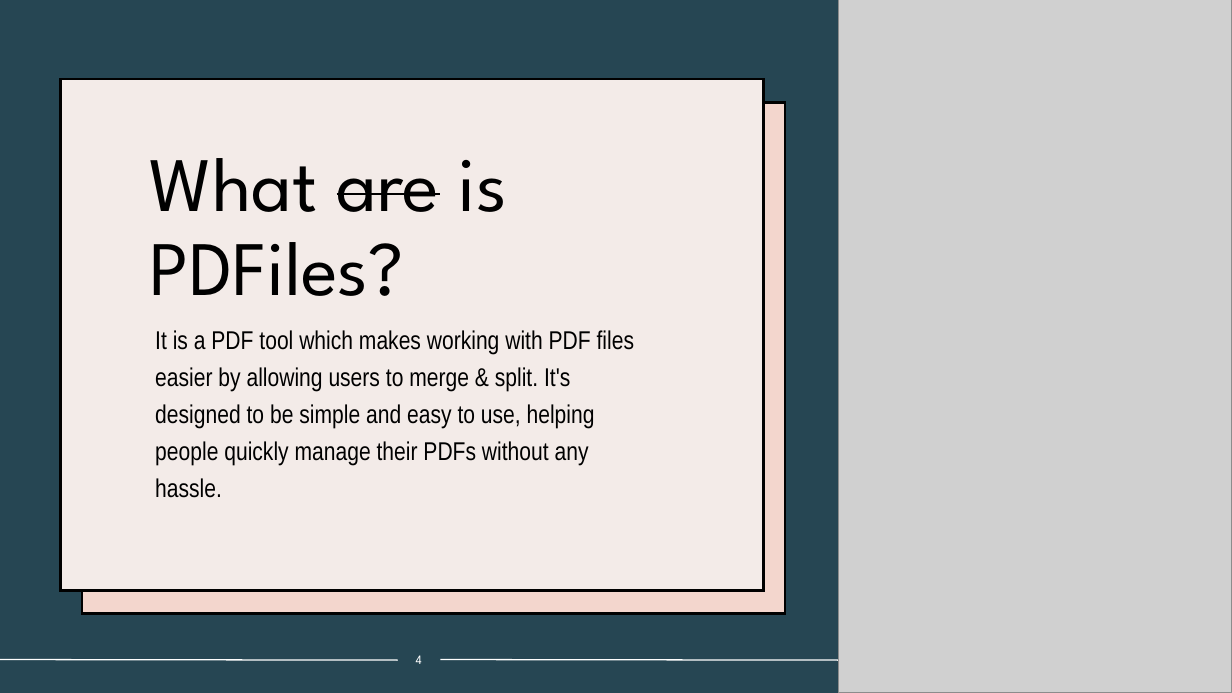
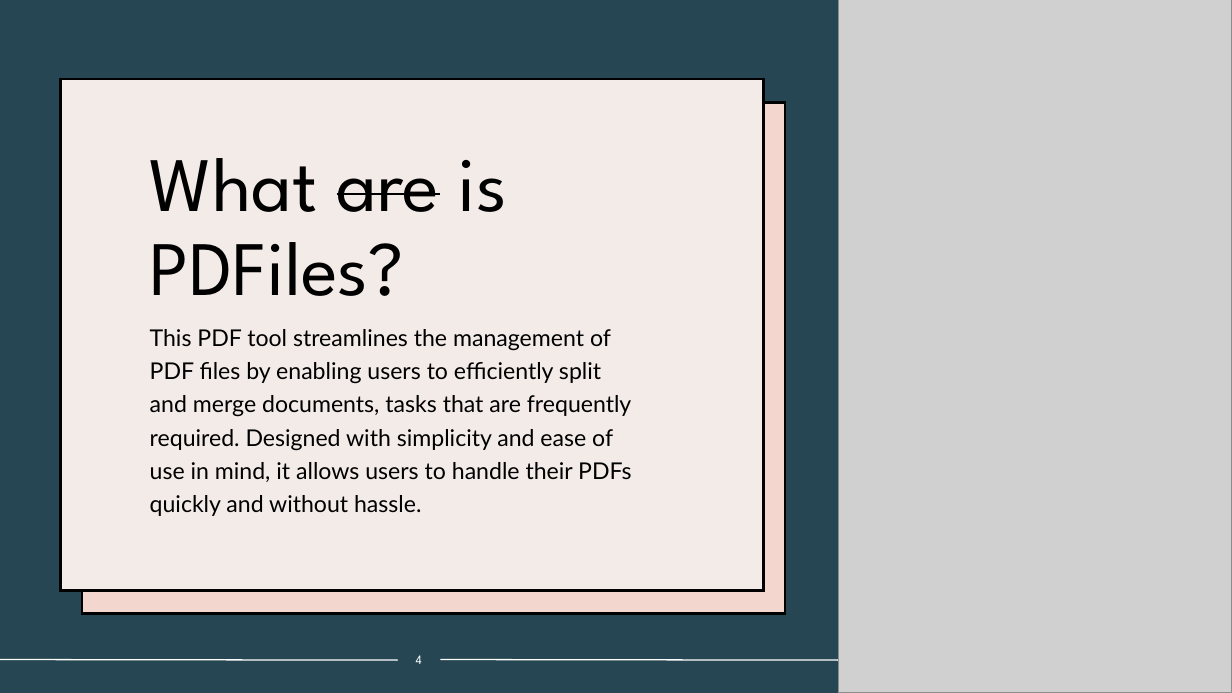
Before and after one commit to starstalker9160/School-Project, a slide deck: slide 4 of Presentation.pptx. Drawn at 1232x693 pixels with LibreOffice and Linux fonts; fonts in the diff are those of the drawing; grey boxes stand for pictures. Boxes give left, top, right and bottom in pixels: in the first picture for what was removed or moved away, otherwise in the second. Text is boxed around its words. In the diff, an @@ line names an element or a change of style, - is before the commit and + after.

```diff
--- a/Presentation.pptx
+++ b/Presentation.pptx
@@ text at bbox=[150, 329, 632, 516]: text changed; size 20 to 18 pt; font Arial Narrow to Lato @@
-It is a PDF tool which makes working with PDF files easier by allowing users to merge & split. It's designed to be simple and easy to use, helping people quickly manage their PDFs without any hassle.
+This PDF tool streamlines the management of PDF files by enabling users to efficiently split and merge documents, tasks that are frequently required. Designed with simplicity and ease of use in mind, it allows users to handle their PDFs quickly and without hassle.
```
Also in this commit, not shown: 4 other slides changed, 2 slides added, 2 slides removed, 2 other files.
